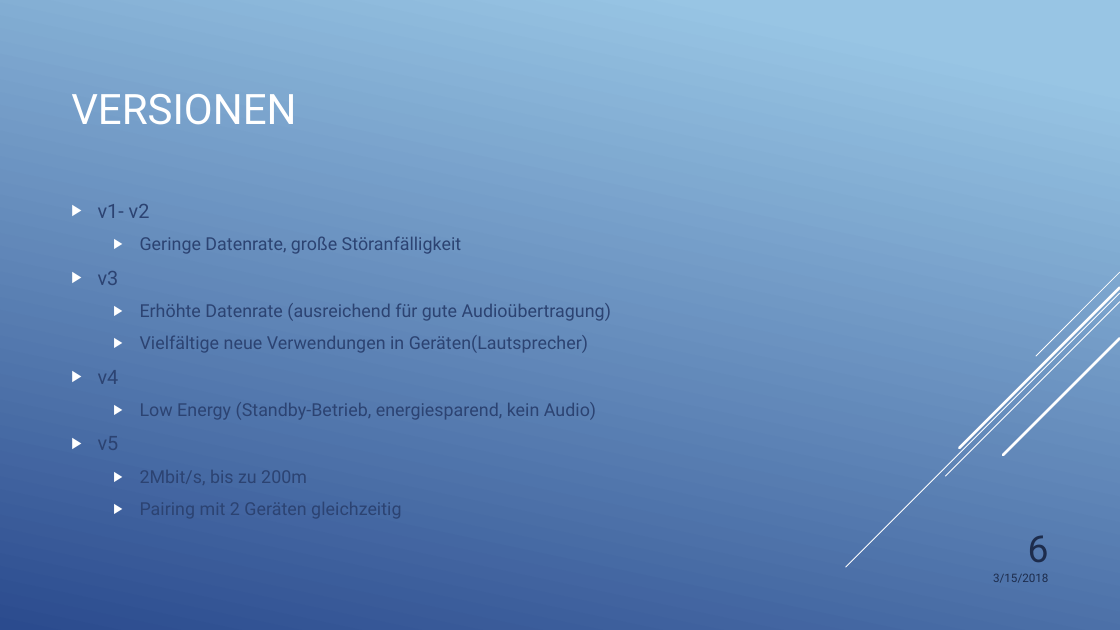
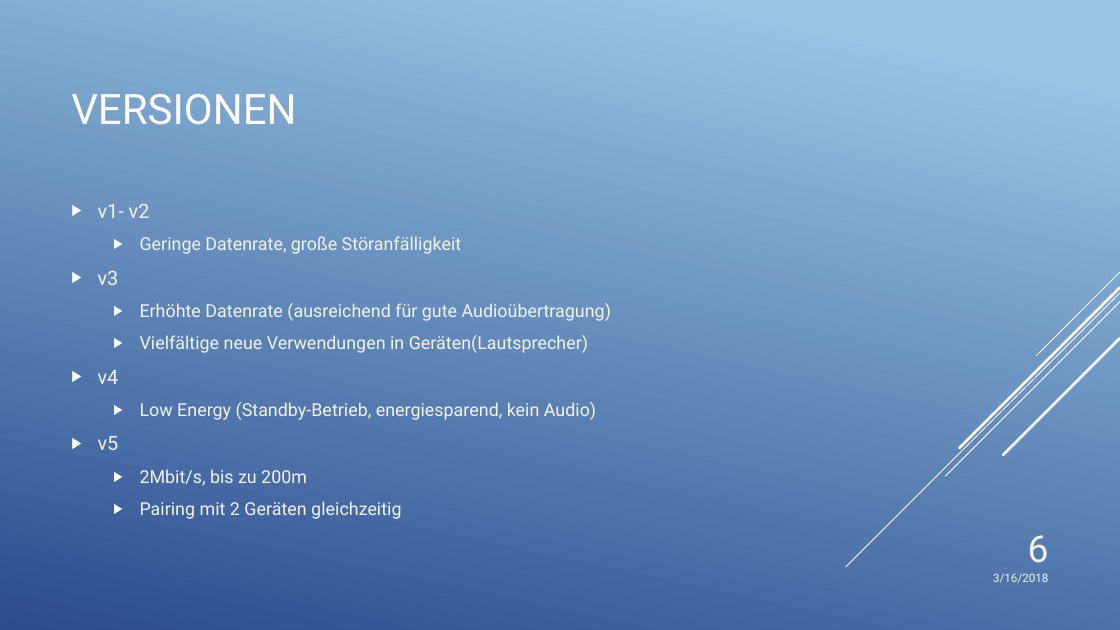
Before and after one commit to SteffenEckardt/blauzahn, a slide deck: slide 6 of Bluetooth.pptx. Drawn at 1120x630 pixels with LibreOffice and Linux fonts; fonts in the diff are those of the drawing. Boxes give left, top, right and bottom in pixels: in the first picture for what was removed or moved away, otherwise in the second. Text is boxed around its words. In the diff, an @@ line names an element or a change of style, - is before the commit and + after.

```diff
--- a/Bluetooth.pptx
+++ b/Bluetooth.pptx
@@ text "v1- v2" at [98,204,611,519]: text colour #2C4372 to #F2F2F2 @@
@@ page number at [1028,535,1049,563]: text colour #1D2C4C to #F2F2F2 @@
@@ text at [993,573,1048,583]: text changed; text colour #1D2C4C to #F2F2F2 @@
-3/15/2018
+3/16/2018
```
Also in this commit, not shown: 10 other slides changed.
